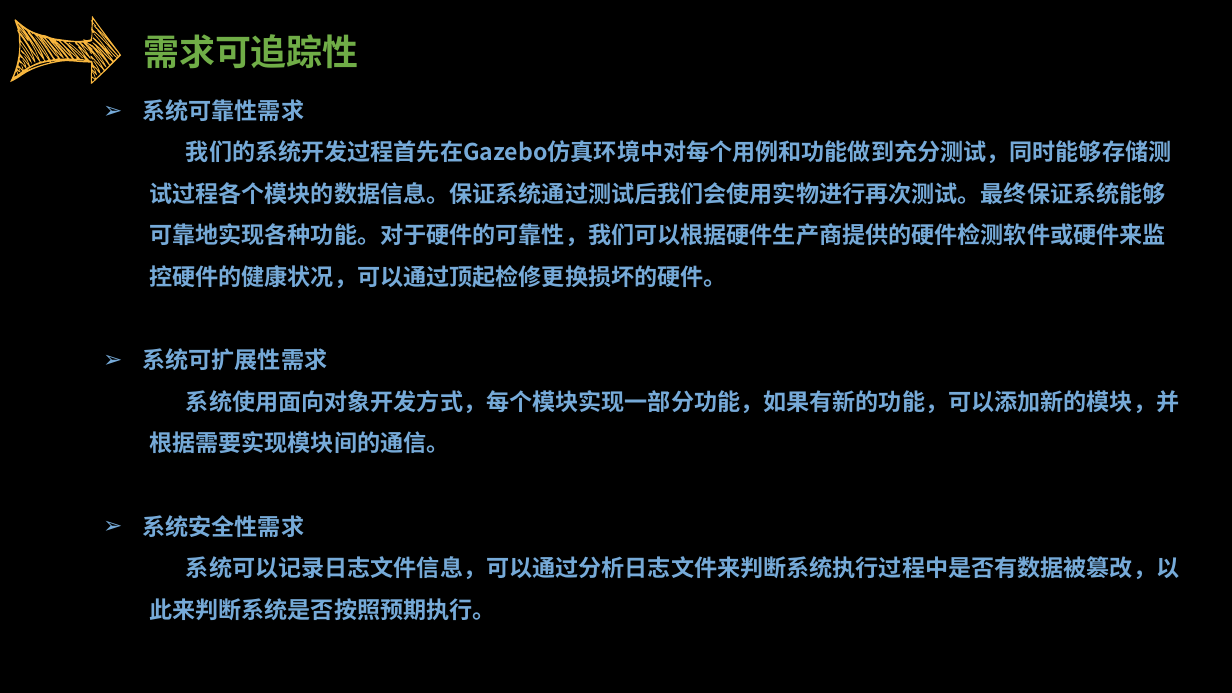
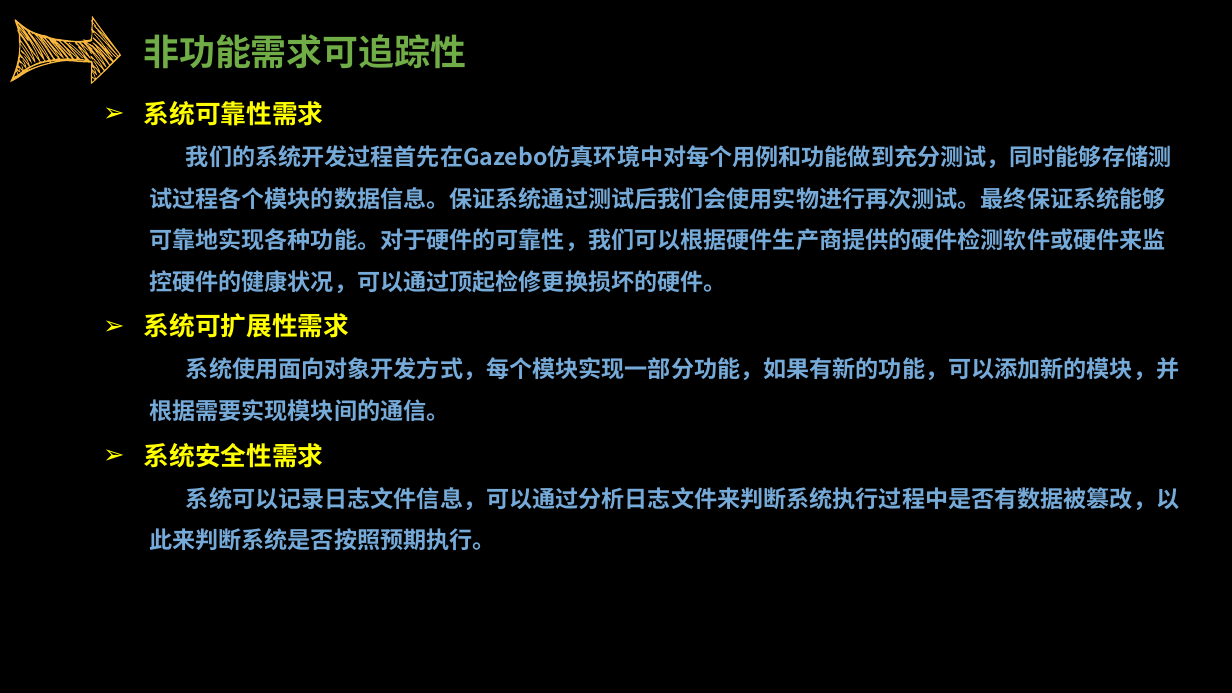
Before and after one commit to sebuaa2019/Team103, a slide deck: slide 43 of SE0423答辩TEAM103.pptx (slide 38 before the commit). Drawn at 1232x693 pixels with LibreOffice and Linux fonts; fonts in the diff are those of the drawing. Boxes give left, top, right and bottom in pixels: in the first picture for what was removed or moved away, otherwise in the second. Text is boxed around its words. In the diff, an @@ line names an element or a change of style, - is before the commit and + after.

```diff
--- a/SE0423答辩TEAM103.pptx
+++ b/SE0423答辩TEAM103.pptx
@@ text at box(143, 34, 466, 68): text changed @@
-需求可追踪性
+非功能需求可追踪性
@@ text at box(144, 101, 350, 468): size 18 to 20 pt, text colour #76AAD8 to #FFFF00 in "系统可靠性需求", "系统可扩展性需求", "系统安全性需求" @@
```
Also in this commit, not shown: 20 other slides changed, 6 slides added, 1 slide removed.
